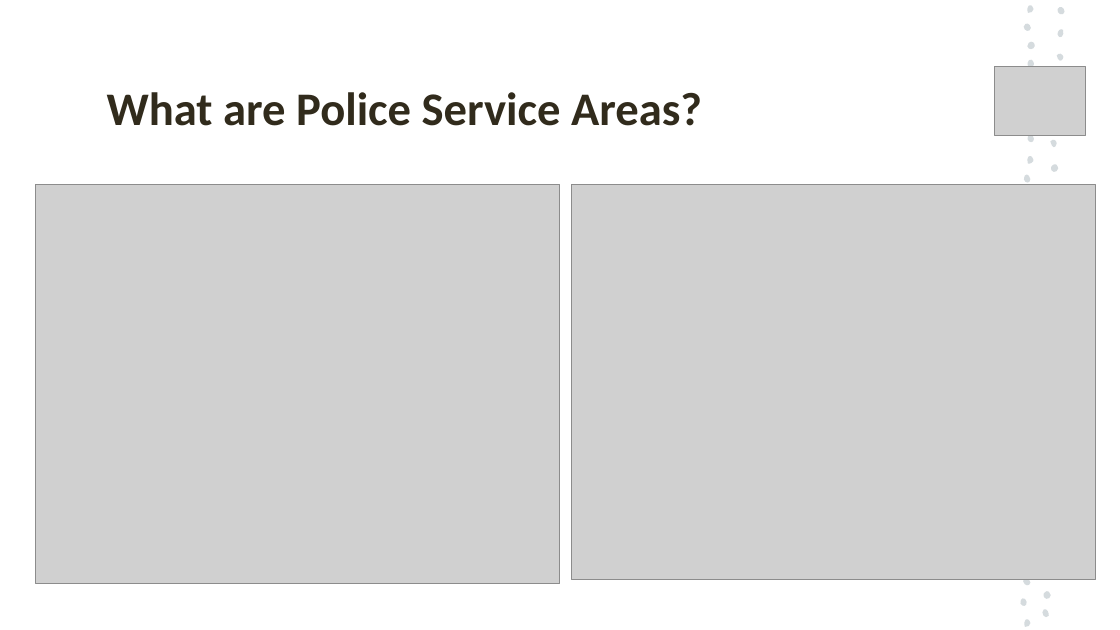
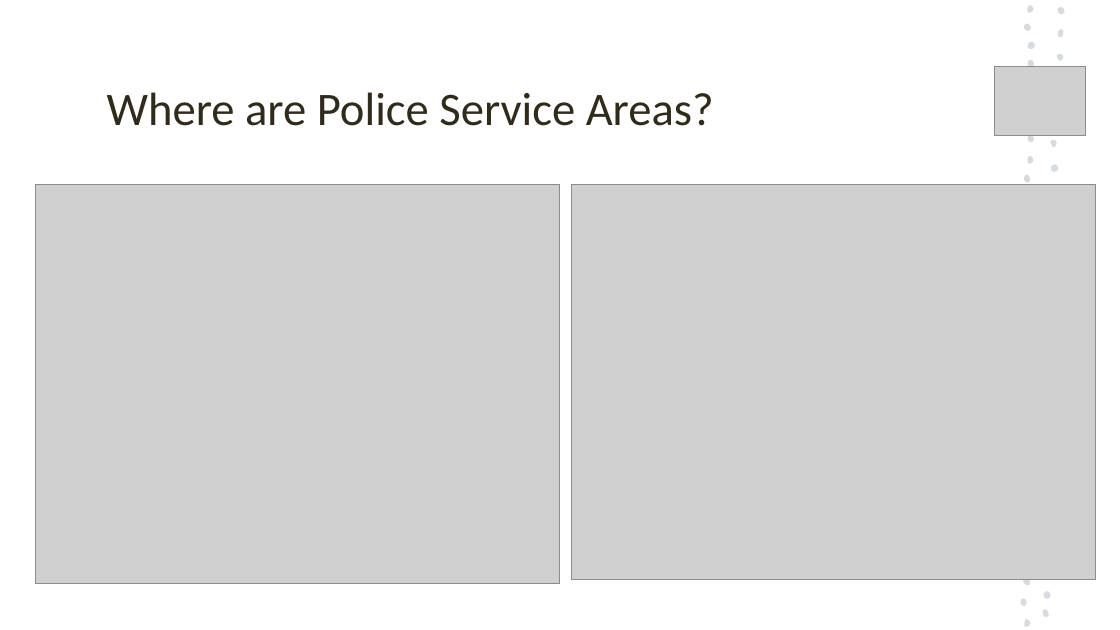
Before and after one commit to antoinetteboyle/Project-1, a slide deck: slide 4 of Crime_Victoria_PowerPoint_Presentation_temporary_Kelvin.pptx. Drawn at 1120x630 pixels with LibreOffice and Linux fonts; fonts in the diff are those of the drawing; grey boxes stand for pictures. Boxes give left, top, right and bottom in pixels: in the first picture for what was removed or moved away, otherwise in the second. Text is boxed around its words. In the diff, an @@ line names an element or a change of style, - is before the commit and + after.

```diff
--- a/Crime_Victoria_PowerPoint_Presentation_temporary_Kelvin.pptx
+++ b/Crime_Victoria_PowerPoint_Presentation_temporary_Kelvin.pptx
@@ title at bbox=[107, 92, 714, 126]: text changed; bold off @@
-What are Police Service Areas?
+Where are Police Service Areas?
```
Also in this commit, not shown: 5 other slides changed, 1 slide added, 1 slide removed, 4 other files.
